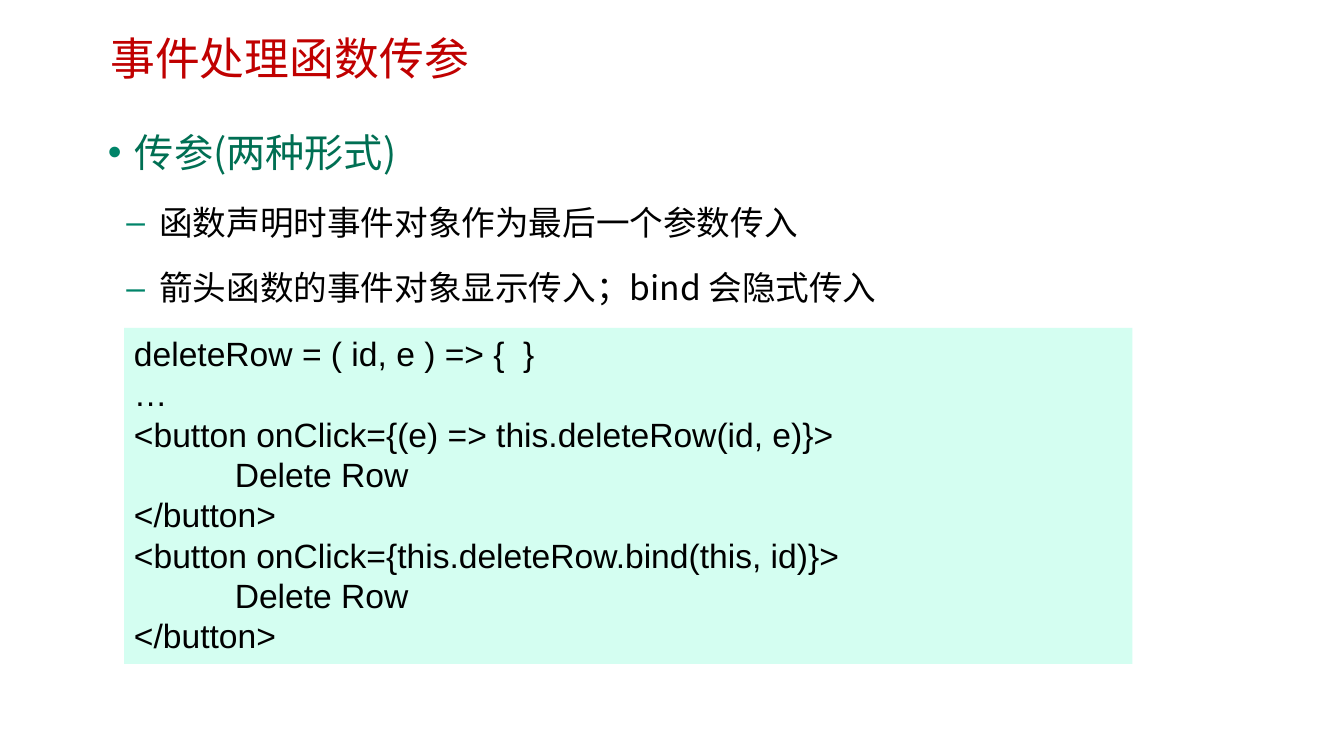
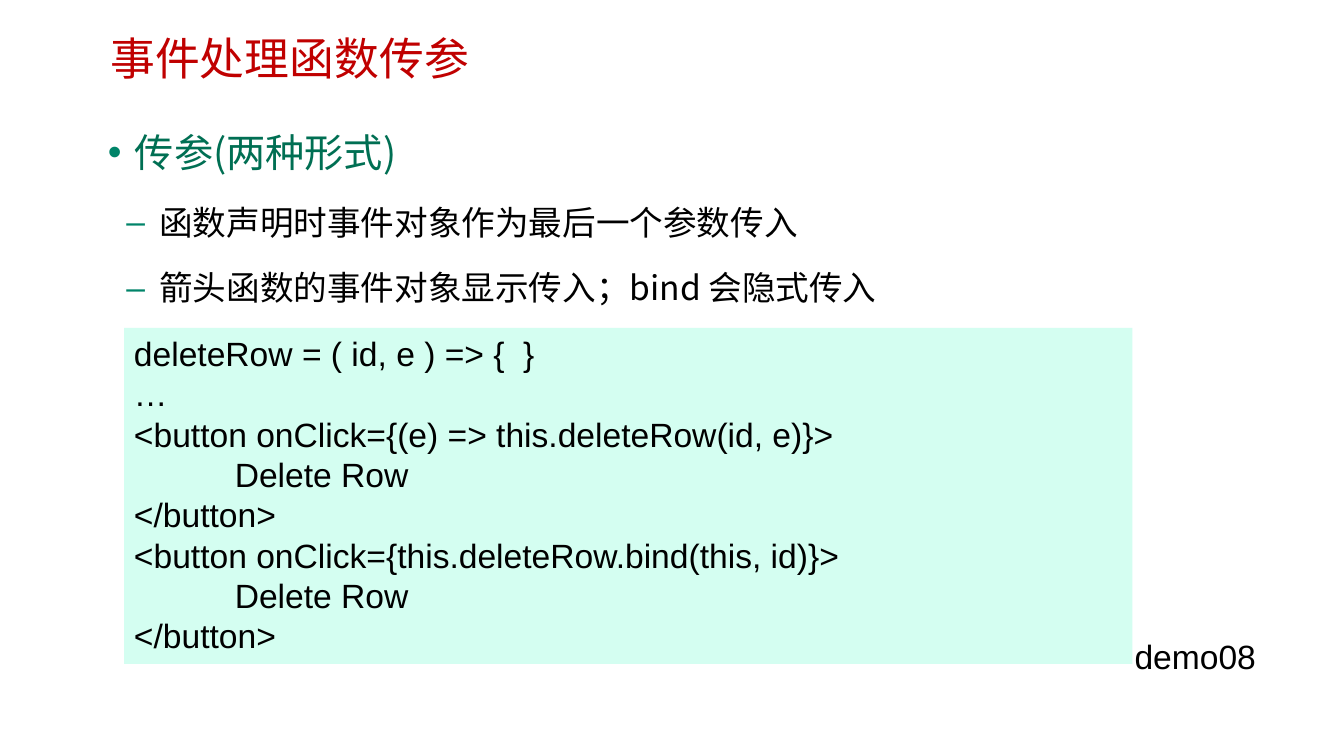
Before and after one commit to HL1115/react, a slide deck: slide 25 of reactjs/ppt/1-2 React基础语法.pptx (slide 22 before the commit). Drawn at 1344x756 pixels with LibreOffice and Linux fonts; fonts in the diff are those of the drawing; background and template pictures are left out. Boxes give left, top, right and bottom in pixels: in the first picture for what was removed or moved away, otherwise in the second. Text is boxed around its words. In the diff, an @@ line names an element or a change of style, - is before the commit and + after.

```diff
--- a/reactjs/ppt/1-2 React基础语法.pptx
+++ b/reactjs/ppt/1-2 React基础语法.pptx
@@ text added at [1135, 644, 1256, 670], 24 pt, text #000000 @@
+demo08
```
Also in this commit, not shown: 8 other slides changed, 3 slides added, 7 other files.
